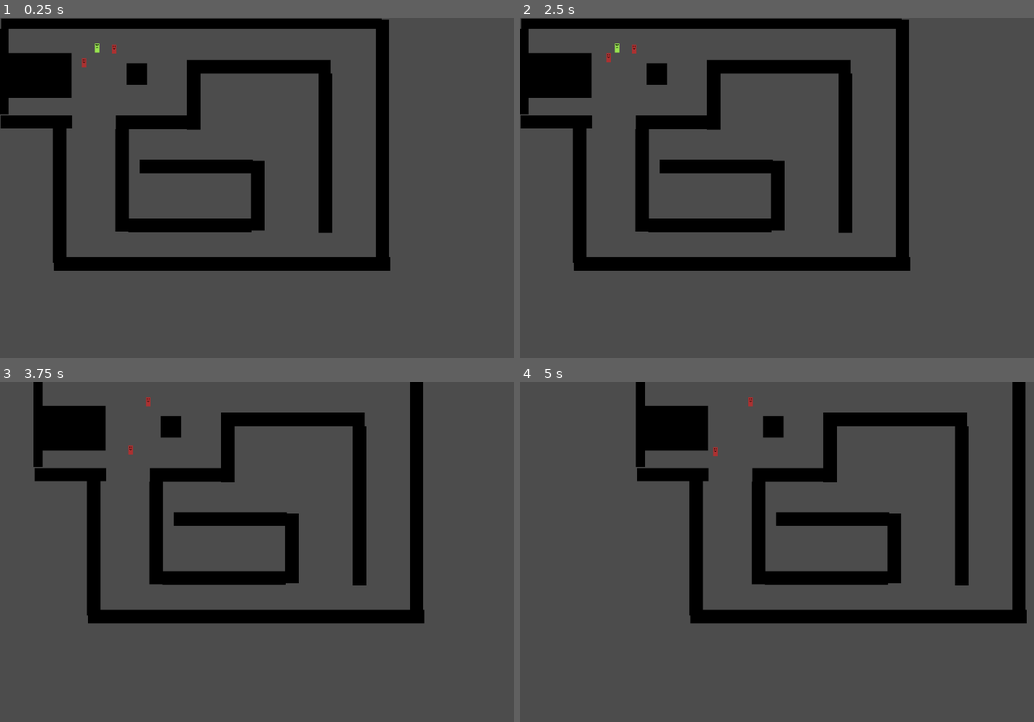
Above: before the commit, frames 1-4 (two rows, left to right).
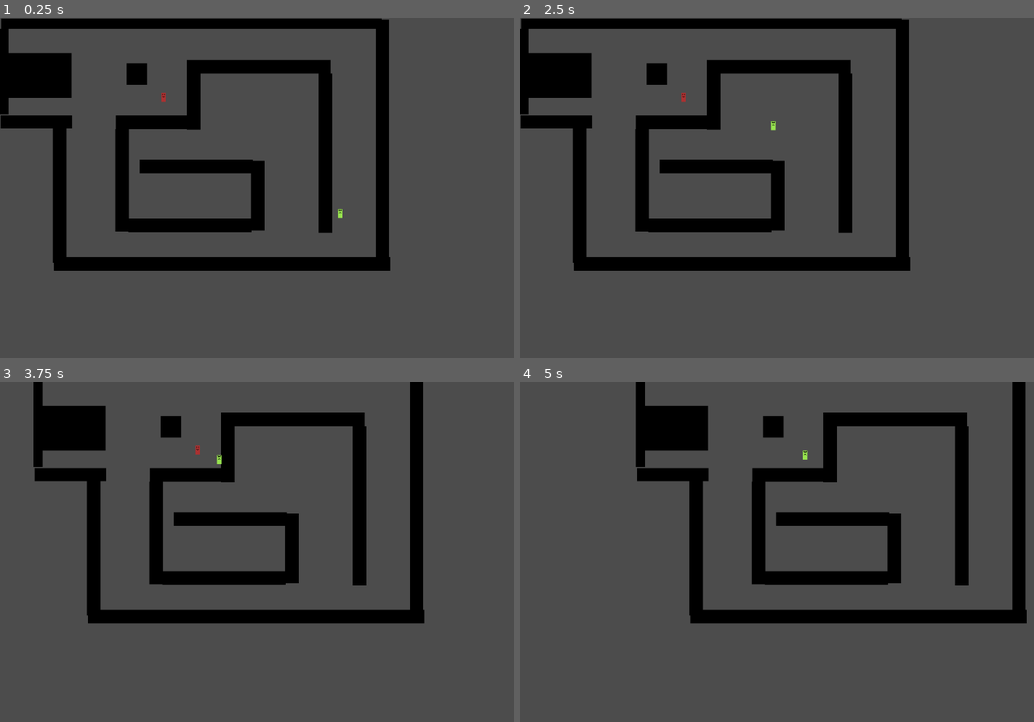
Above: after the commit, the same moments.

Repository: bbenefield89/Godot_cRPG
Game: Godot game, scene res://World.tscn
The game is run twice, just before and just after one commit, with the same random seed, the same clock (stepped at 60 frames per second) and the same inputs.
Inputs (mouse positions are in pixels of both pictures, inside the frame that each line leads up to):
- Up to frame 1 (0.25 s): no input
- Up to frame 2 (2.5 s): tap Enter at 0.5, 2 s; move the mouse to (633, 48) at 0.52 s; hold Shift (shift) 0.53-1.28 s; click (633, 48) at 0.6 s; tap Space at 1.25 s; move the mouse to (602, 62) at 1.27 s; tap Shift (shift) at 1.35 s; click (602, 62) at 1.42 s; tap X (stop_actor_actions) at 1.55, 2.1 s; move the mouse to (617, 48) at 2.02 s; click (617, 48) at 2.3 s
- Up to frame 3 (3.75 s): tap Space at 2.75 s; move the mouse to (262, 620) at 2.77 s; tap S (camera_down) at 2.85 s; click (262, 620) at 2.92 s; tap Shift (shift) at 3.05 s; move the mouse to (467, 603) at 3.52 s; hold A (camera_left) from 3.53 s (still down); click (467, 603) at 3.67 s
- Up to frame 4 (5 s): tap X (stop_actor_actions) at 3.8 s; move the mouse to (638, 501) at 4.27 s; release A (camera_left) at 4.28 s; tap D (camera_right) at 4.35 s; click (638, 501) at 4.55 s

The runs differ from the first frame. In frame 1, 0.1% of the frame differs, in the area x 15-67%, y 7-59%; in frame 2, 0.1%; in frame 3, 0.1%; in frame 4, less than 0.1%.

Commit message:
Refactor PC/Enemy

Diff:
--- a/Characters/ActorsContainer.gd
+++ b/Characters/ActorsContainer.gd
@@ -9,12 +9,12 @@
 
 func _ready():
 	for actor in actors_in_party:
-		var actorCollider = actor.get_node("Collider")
-		actorCollider.connect("lmb_released_on_player_collider", self,
+		var actorCollider = actor.get_node("SelectBox")
+		actorCollider.connect("lmb_up", self,
 				"select_only_this_actor", [actor])
-		actorCollider.connect("lmb_released_on_player_collider_shift", self,
+		actorCollider.connect("lmb_up_shift", self,
 				"select_actor", [actor])
-		actorCollider.connect("lmb_clicked_on_player_collider", self,
+		actorCollider.connect("lmb_down", self,
 				"set_is_selecting_actor", [true])
 		actorCollider.connect("on_mouse_exit", self, "set_is_selecting_actor",
 				[false])
@@ -34,7 +34,7 @@
 			actors_selected.clear()
 	elif Input.is_action_just_pressed("stop_actor_actions"):
 		for actor in actors_selected:
-			actor.set_path(PoolVector2Array())
+			actor.path = PoolVector2Array()
 			actor.set_current_target(null)
 
 
--- a/Characters/PlayerCharacter/PlayerCharacter.tscn
+++ b/Characters/PlayerCharacter/PlayerCharacter.tscn
@@ -34,10 +34,9 @@
 script = ExtResource( 5 )
 
 [node name="ColliderShape" type="CollisionShape2D" parent="Collider"]
-shape = SubResource( 5 )
+shape = SubResource( 2 )
 
 [node name="HurtBox" type="Area2D" parent="."]
-visible = false
 collision_layer = 2
 collision_mask = 0
 
--- /dev/null
+++ b/Creatures/Actor/Actor.gd
@@ -0,0 +1,51 @@
+extends "res://Creatures/Creature/Creature.gd"
+
+var MainCamera := Camera2D.new()
+
+onready var HitBoxAttackCooldownTimer := $HitBox/AttackCooldownTimer
+
+func _input(event):
+	if (Input.is_action_just_released("pc_move") and
+			event is InputEventMouseButton and
+			ContainerNode.is_actor_allowed_to_move(self)):
+		current_target = null
+		create_path_to_destination(event.position, MainCamera.position)
+
+
+func _physics_process(delta):
+	move_to_point_clicked(delta)
+
+
+func move_to_point_clicked(delta: float) -> void:
+	var distance_to_walk = Stats.current_movement_speed * delta
+	while distance_to_walk > 0 and path.size() > 0:
+		var distance_to_next_point = position.distance_to(path[0])
+		if distance_to_walk <= distance_to_next_point:
+			# warning-ignore:return_value_discarded
+			move_and_slide(
+				position.direction_to(path[0]) * Stats.current_movement_speed)
+		else:
+			path.remove(0)
+		distance_to_walk -= distance_to_next_point
+
+
+func _on_HurtBox_area_entered(area):
+	Stats.health -= area.get_parent().Stats.damage
+	area.trigger_attack_cooldown()
+
+
+func _on_Stats_zero_health():
+	queue_free()
+
+
+func _on_UpdatePathToEnemyTimer_timeout():
+	update_path_to_enemy()
+
+
+func _on_HitBox_area_entered(area):
+	var enemy : KinematicBody2D = area.get_parent()
+	if (current_target != null and is_instance_valid(current_target) and
+				enemy.name == current_target.name):
+			path = PoolVector2Array()
+			enemy.Stats.health -= Stats.damage
+			HitBox.trigger_attack_cooldown(Stats.current_attack_speed)
--- /dev/null
+++ b/Creatures/Actor/Actor.tscn
@@ -0,0 +1,64 @@
+[gd_scene load_steps=11 format=2]
+
+[ext_resource path="res://Creatures/Actor/Actor.png" type="Texture" id=1]
+[ext_resource path="res://Creatures/Creature/Creature.tscn" type="PackedScene" id=2]
+[ext_resource path="res://Creatures/Actor/Actor.gd" type="Script" id=3]
+[ext_resource path="res://Creatures/Actor/Stats.gd" type="Script" id=4]
+[ext_resource path="res://Creatures/Actor/SelectBox.gd" type="Script" id=5]
+[ext_resource path="res://Creatures/Actor/HitBox.gd" type="Script" id=6]
+
+[sub_resource type="CircleShape2D" id=1]
+radius = 4.0
+
+[sub_resource type="RectangleShape2D" id=2]
+extents = Vector2( 4, 8 )
+
+[sub_resource type="CircleShape2D" id=3]
+
+[sub_resource type="CircleShape2D" id=4]
+radius = 4.12311
+
+[node name="Actor" instance=ExtResource( 2 )]
+collision_layer = 9
+script = ExtResource( 3 )
+
+[node name="Sprite" parent="." index="0"]
+texture = ExtResource( 1 )
+
+[node name="CollisionShape2D" parent="." index="1"]
+position = Vector2( 0, 4 )
+shape = SubResource( 1 )
+
+[node name="SelectBox" parent="." index="2"]
+position = Vector2( 0, 0 )
+script = ExtResource( 5 )
+
+[node name="SelectBoxShape" parent="SelectBox" index="0"]
+position = Vector2( 0, 0 )
+shape = SubResource( 2 )
+
+[node name="HitBox" parent="." index="3"]
+position = Vector2( 0, 4 )
+collision_layer = 16
+collision_mask = 4
+script = ExtResource( 6 )
+
+[node name="HitBoxShape" parent="HitBox" index="0"]
+shape = SubResource( 3 )
+
+[node name="HurtBox" parent="." index="4"]
+position = Vector2( 0, 4 )
+collision_layer = 2
+collision_mask = 0
+
+[node name="HurtBoxShape" parent="HurtBox" index="0"]
+shape = SubResource( 4 )
+
+[node name="Stats" parent="." index="5"]
+script = ExtResource( 4 )
+
+[connection signal="mouse_exited" from="SelectBox" to="SelectBox" method="_on_SelectBox_mouse_exited"]
+[connection signal="area_entered" from="HitBox" to="." method="_on_HitBox_area_entered"]
+[connection signal="timeout" from="HitBox/AttackCooldownTimer" to="HitBox" method="_on_AttackCooldownTimer_timeout"]
+[connection signal="zero_health" from="Stats" to="." method="_on_Stats_zero_health"]
+[connection signal="timeout" from="UpdatePathToEnemyTimer" to="." method="_on_UpdatePathToEnemyTimer_timeout"]
--- /dev/null
+++ b/Creatures/Actor/HitBox.gd
@@ -0,0 +1,4 @@
+extends "res://Creatures/Creature/HitBox.gd"
+
+func _on_AttackCooldownTimer_timeout():
+	set_deferred("monitoring", true)
--- /dev/null
+++ b/Creatures/Actor/SelectBox.gd
@@ -0,0 +1,25 @@
+extends Area2D
+
+signal lmb_down
+signal lmb_up
+signal lmb_up_shift
+signal on_mouse_exit
+
+func _input_event(_viewport, event, _shape_idx):
+	if (
+		Input.is_action_just_released("pc_move") and
+		event is InputEventMouseButton
+	):
+		if Input.is_action_pressed("shift"):
+			emit_signal("lmb_up_shift")
+		else:
+			emit_signal("lmb_up")
+	elif (
+		Input.is_action_just_pressed("pc_move") and
+		event is InputEventMouseButton
+	):
+		emit_signal("lmb_down")
+
+
+func _on_SelectBox_mouse_exited():
+	emit_signal("on_mouse_exit")
--- /dev/null
+++ b/Creatures/Actor/Stats.gd
@@ -0,0 +1 @@
+extends "res://Creatures/Creature/Stats.gd"
--- /dev/null
+++ b/Creatures/Creature/Creature.gd
@@ -0,0 +1,42 @@
+extends KinematicBody2D
+
+export(float) var update_path_to_enemy_cd = 0.5
+
+var path := PoolVector2Array()
+var Navigation2d := Navigation2D.new()
+var current_target = null setget set_current_target
+
+onready var whoami := name
+onready var Stats := $Stats
+onready var HitBox := $HitBox
+onready var ContainerNode := get_parent()
+onready var UpdatePathToEnemyTimer := $UpdatePathToEnemyTimer
+
+func create_path_to_destination(
+	event_position: Vector2,
+	camera_position: Vector2 = Vector2(0,0)
+):
+	path = Navigation2d.get_simple_path(get_position(),
+			event_position + camera_position)
+
+
+func set_current_target(value: KinematicBody2D = null) -> void:
+	if value != null and is_instance_valid(value):
+		remove_existing_connection(value.Stats)
+		value.Stats.connect("zero_health", self, "set_current_target")
+		UpdatePathToEnemyTimer.start(update_path_to_enemy_cd)
+	else:
+		remove_existing_connection(current_target.Stats)
+#		current_target.Stats.disconnect("zero_health", self,
+#				"set_current_target")
+	current_target = value
+
+
+func remove_existing_connection(enemy_stats):
+	if enemy_stats.is_connected("zero_health", self, "set_current_target"):
+		enemy_stats.disconnect("zero_health", self, "set_current_target")
+
+
+func update_path_to_enemy():
+	if current_target != null and is_instance_valid(current_target):
+		create_path_to_destination(current_target.position)
--- /dev/null
+++ b/Creatures/Creature/Creature.tscn
@@ -0,0 +1,27 @@
+[gd_scene format=2]
+
+[node name="Creature" type="KinematicBody2D"]
+
+[node name="Sprite" type="Sprite" parent="."]
+
+[node name="CollisionShape2D" type="CollisionShape2D" parent="."]
+
+[node name="SelectBox" type="Area2D" parent="."]
+position = Vector2( 0, 2 )
+
+[node name="SelectBoxShape" type="CollisionShape2D" parent="SelectBox"]
+position = Vector2( 0, -2 )
+
+[node name="HitBox" type="Area2D" parent="."]
+
+[node name="HitBoxShape" type="CollisionShape2D" parent="HitBox"]
+
+[node name="AttackCooldownTimer" type="Timer" parent="HitBox"]
+
+[node name="HurtBox" type="Area2D" parent="."]
+
+[node name="HurtBoxShape" type="CollisionShape2D" parent="HurtBox"]
+
+[node name="Stats" type="Node2D" parent="."]
+
+[node name="UpdatePathToEnemyTimer" type="Timer" parent="."]
--- /dev/null
+++ b/Creatures/Creature/HitBox.gd
@@ -0,0 +1,7 @@
+extends Area2D
+
+onready var attack_cooldown_timer := $AttackCooldownTimer
+
+func trigger_attack_cooldown(attack_cooldown_duration: float) -> void:
+	set_deferred("monitoring", false)
+	attack_cooldown_timer.start(attack_cooldown_duration)
--- /dev/null
+++ b/Creatures/Creature/Stats.gd
@@ -0,0 +1,23 @@
+extends Node
+
+export(int) var max_health := 1 setget set_max_health
+export(int) var damage := 1
+export(int) var base_movement_speed := 100
+export(float) var base_attack_speed := 2.0
+export(float) var base_attack_distance := 1.0
+
+onready var health := max_health setget set_health
+onready var current_movement_speed := base_movement_speed
+onready var current_attack_speed := base_attack_speed
+onready var current_attack_distance := base_attack_distance
+
+signal zero_health
+
+func set_max_health(value):
+	max_health = value
+
+
+func set_health(value: int) -> void:
+	health = value
+	if health < 1:
+		emit_signal("zero_health")
--- /dev/null
+++ b/Creatures/Npc/Enemies/AggroRadius.gd
@@ -0,0 +1,15 @@
+extends Area2D
+
+export(float) var aggro_radius_cd_timer := 1.0
+
+onready var AggroRadiusTimer := $AggroRadiusTimer
+
+func _on_AggroRadius_body_entered(body):
+	print(get_parent().name, " detected ", body.name, "!")
+	set_deferred("monitoring", false)
+	AggroRadiusTimer.start(aggro_radius_cd_timer)
+
+
+func _on_AggroRadiusTimer_timeout():
+	print(get_parent().name, " now detecting enemies!")
+	set_deferred("monitoring", true)
--- /dev/null
+++ b/Creatures/Npc/Enemies/Enemy.gd
@@ -0,0 +1,53 @@
+extends "res://Creatures/Creature/Creature.gd"
+
+func _on_HurtBox_area_entered(_area):
+	"""
+	Not too sure what to do with this function right now
+	"""
+	pass
+#	stats.set_health(stats.health - area.get_parent().get_node("Stats").damage)
+#	area.trigger_attack_cooldown()
+
+
+func _physics_process(delta):
+	move_to_point_clicked(delta)
+
+
+func move_to_point_clicked(delta: float) -> void:
+	var distance_to_walk = Stats.current_movement_speed * delta
+
+	while distance_to_walk > 0 and path.size() > 0:
+		var distance_to_next_point = position.distance_to(path[0])
+
+		if distance_to_walk <= distance_to_next_point:
+			# warning-ignore:return_value_discarded
+			move_and_slide(
+				position.direction_to(path[0]) * Stats.current_movement_speed)
+		else:
+			path.remove(0)
+
+		distance_to_walk -= distance_to_next_point
+
+
+func _on_Stats_zero_health():
+	queue_free()
+
+
+func _on_AggroRadius_body_entered(body):
+	if not (current_target and is_instance_valid(current_target)):
+		print("Aggro on ", body.name)
+		set_current_target(body)
+		path = Navigation2d.get_simple_path(get_position(), body.position)
+
+
+func _on_UpdatePathToEnemyTimer_timeout():
+	update_path_to_enemy()
+
+
+func _on_HitBox_area_entered(area):
+	var enemy : KinematicBody2D = area.get_parent()
+	if (current_target != null and is_instance_valid(current_target) and
+				enemy.name == current_target.name):
+			path = PoolVector2Array()
+			enemy.Stats.health -= Stats.damage
+			HitBox.trigger_attack_cooldown(Stats.current_attack_speed)
--- /dev/null
+++ b/Creatures/Npc/Enemies/Enemy.tscn
@@ -0,0 +1,81 @@
+[gd_scene load_steps=13 format=2]
+
+[ext_resource path="res://Creatures/Creature/Creature.tscn" type="PackedScene" id=1]
+[ext_resource path="res://Creatures/Npc/Enemies/Enemy.png" type="Texture" id=2]
+[ext_resource path="res://Creatures/Npc/Enemies/Stats.gd" type="Script" id=3]
+[ext_resource path="res://Creatures/Npc/Enemies/Enemy.gd" type="Script" id=4]
+[ext_resource path="res://Creatures/Npc/Enemies/SelectBox.gd" type="Script" id=5]
+[ext_resource path="res://Creatures/Npc/Enemies/HitBox.gd" type="Script" id=6]
+[ext_resource path="res://Creatures/Npc/Enemies/AggroRadius.gd" type="Script" id=7]
+
+[sub_resource type="CircleShape2D" id=1]
+radius = 4.0
+
+[sub_resource type="CircleShape2D" id=6]
+radius = 4.12311
+
+[sub_resource type="CircleShape2D" id=3]
+
+[sub_resource type="CircleShape2D" id=4]
+radius = 4.0
+
+[sub_resource type="CircleShape2D" id=5]
+radius = 635.039
+
+[node name="Enemy" instance=ExtResource( 1 )]
+script = ExtResource( 4 )
+
+[node name="Sprite" parent="." index="0"]
+texture = ExtResource( 2 )
+
+[node name="CollisionShape2D" parent="." index="1"]
+position = Vector2( 0, 4 )
+shape = SubResource( 1 )
+
+[node name="SelectBox" parent="." index="2"]
+position = Vector2( 0, 4 )
+script = ExtResource( 5 )
+
+[node name="SelectBoxShape" parent="SelectBox" index="0"]
+position = Vector2( 0, 0 )
+shape = SubResource( 6 )
+
+[node name="HitBox" parent="." index="3"]
+position = Vector2( 0, 4 )
+collision_layer = 32
+collision_mask = 2
+script = ExtResource( 6 )
+
+[node name="HitBoxShape" parent="HitBox" index="0"]
+shape = SubResource( 3 )
+
+[node name="HurtBox" parent="." index="4"]
+position = Vector2( 0, 4 )
+collision_layer = 4
+collision_mask = 0
+
+[node name="HurtBoxShape" parent="HurtBox" index="0"]
+shape = SubResource( 4 )
+
+[node name="AggroRadius" type="Area2D" parent="." index="5"]
+position = Vector2( 0, 4 )
+collision_layer = 0
+collision_mask = 8
+script = ExtResource( 7 )
+
+[node name="CollisionShape2D" type="CollisionShape2D" parent="AggroRadius" index="0"]
+shape = SubResource( 5 )
+
+[node name="AggroRadiusTimer" type="Timer" parent="AggroRadius" index="1"]
+
+[node name="Stats" parent="." index="6"]
+script = ExtResource( 3 )
+
+[connection signal="mouse_exited" from="SelectBox" to="SelectBox" method="_on_SelectBox_mouse_exited"]
+[connection signal="area_entered" from="HitBox" to="." method="_on_HitBox_area_entered"]
+[connection signal="timeout" from="HitBox/AttackCooldownTimer" to="HitBox" method="_on_AttackCooldownTimer_timeout"]
+[connection signal="body_entered" from="AggroRadius" to="AggroRadius" method="_on_AggroRadius_body_entered"]
+[connection signal="body_entered" from="AggroRadius" to="." method="_on_AggroRadius_body_entered"]
+[connection signal="timeout" from="AggroRadius/AggroRadiusTimer" to="AggroRadius" method="_on_AggroRadiusTimer_timeout"]
+[connection signal="zero_health" from="Stats" to="." method="_on_Stats_zero_health"]
+[connection signal="timeout" from="UpdatePathToEnemyTimer" to="." method="_on_UpdatePathToEnemyTimer_timeout"]
--- /dev/null
+++ b/Creatures/Npc/Enemies/HitBox.gd
@@ -0,0 +1,4 @@
+extends "res://Creatures/Creature/HitBox.gd"
+
+func _on_AttackCooldownTimer_timeout():
+	set_deferred("monitoring", true)
--- /dev/null
+++ b/Creatures/Npc/Enemies/SelectBox.gd
@@ -0,0 +1,21 @@
+extends Area2D
+
+signal lmb_down
+signal lmb_up
+signal on_mouse_exit
+
+func _input_event(_viewport, event, _shape_idx):
+	if (
+		Input.is_action_just_released("pc_move") and
+		event is InputEventMouseButton
+	):
+		emit_signal("lmb_up")
+	elif (
+		Input.is_action_just_pressed("pc_move") and
+		event is InputEventMouseButton
+	):
+		emit_signal("lmb_down")
+
+
+func _on_SelectBox_mouse_exited():
+	emit_signal("on_mouse_exit")
--- /dev/null
+++ b/Creatures/Npc/Enemies/Stats.gd
@@ -0,0 +1 @@
+extends "res://Creatures/Creature/Stats.gd"
--- a/World.gd
+++ b/World.gd
@@ -10,15 +10,13 @@
 	ActorsContainer.connect("open_esc_menu", self, "open_esc_menu")
 
 	for actor in ActorsContainer.get_children():
-		actor.set_navigation2d(Navigation2d)
-		actor.set_main_camera(MainCamera)
-		actor.set_actors_container(ActorsContainer)
+		actor.Navigation2d = Navigation2d
+		actor.MainCamera = MainCamera
 
 	for enemy in EnemyContainer.get_children():
-		var collider = enemy.get_node("Collider")
-		enemy.set_navigation2d(Navigation2d)
-		enemy.set_actors_container(EnemyContainer)
-		collider.connect("lmb_released_on_enemy_collider", ActorsContainer,
+		var collider = enemy.get_node("SelectBox")
+		enemy.Navigation2d = Navigation2d
+		collider.connect("lmb_up", ActorsContainer,
 				"set_selected_actors_target", [enemy])
 
 
--- a/World.tscn
+++ b/World.tscn
@@ -1,7 +1,7 @@
 [gd_scene load_steps=8 format=2]
 
-[ext_resource path="res://Characters/PlayerCharacter/PlayerCharacter.tscn" type="PackedScene" id=1]
-[ext_resource path="res://Characters/Enemies/Enemy.tscn" type="PackedScene" id=2]
+[ext_resource path="res://Creatures/Actor/Actor.tscn" type="PackedScene" id=1]
+[ext_resource path="res://Creatures/Npc/Enemies/Enemy.tscn" type="PackedScene" id=2]
 [ext_resource path="res://Cameras/Camera2D.gd" type="Script" id=3]
 [ext_resource path="res://1px_sprite.png" type="Texture" id=4]
 [ext_resource path="res://Characters/ActorsContainer.gd" type="Script" id=5]
@@ -13,6 +13,7 @@
 outlines = [ PoolVector2Array( 14.2802, 18.2681, 661.94, 19.0618, 663.527, 420.674, 115.874, 424.643, 116.668, 195.263, …(561 unchanged characters)…
 
 [node name="World" type="Node2D"]
+position = Vector2( 11.3265, -50.9692 )
 script = ExtResource( 7 )
 
 [node name="MainCamera" type="Camera2D" parent="."]
@@ -138,13 +139,10 @@
 [node name="ActorsContainer" type="Node2D" parent="."]
 script = ExtResource( 5 )
 
-[node name="PlayerCharacter" parent="ActorsContainer" instance=ExtResource( 1 )]
-position = Vector2( 200.717, 55.308 )
-
-[node name="PlayerCharacter2" parent="ActorsContainer" instance=ExtResource( 1 )]
-position = Vector2( 147.751, 78.86 )
+[node name="Actor" parent="ActorsContainer" instance=ExtResource( 1 )]
+position = Vector2( 287.586, 139.862 )
 
 [node name="EnemyContainer" type="Node2D" parent="."]
 
 [node name="Enemy" parent="EnemyContainer" instance=ExtResource( 2 )]
-position = Vector2( 170.606, 52.6192 )
+position = Vector2( 618.602, 357.958 )
Not shown: 1 places in Characters/PlayerCharacter/PlayerCharacter.tscn that only renumber resources
Binary file added: Creatures/Actor/Actor.aseprite
Binary file added: Creatures/Actor/Actor.png
Not shown, added: Creatures/Actor/Actor.png.import
Binary file added: Creatures/Npc/Enemies/Enemy.aseprite
Binary file added: Creatures/Npc/Enemies/Enemy.png
Not shown, added: Creatures/Npc/Enemies/Enemy.png.import
